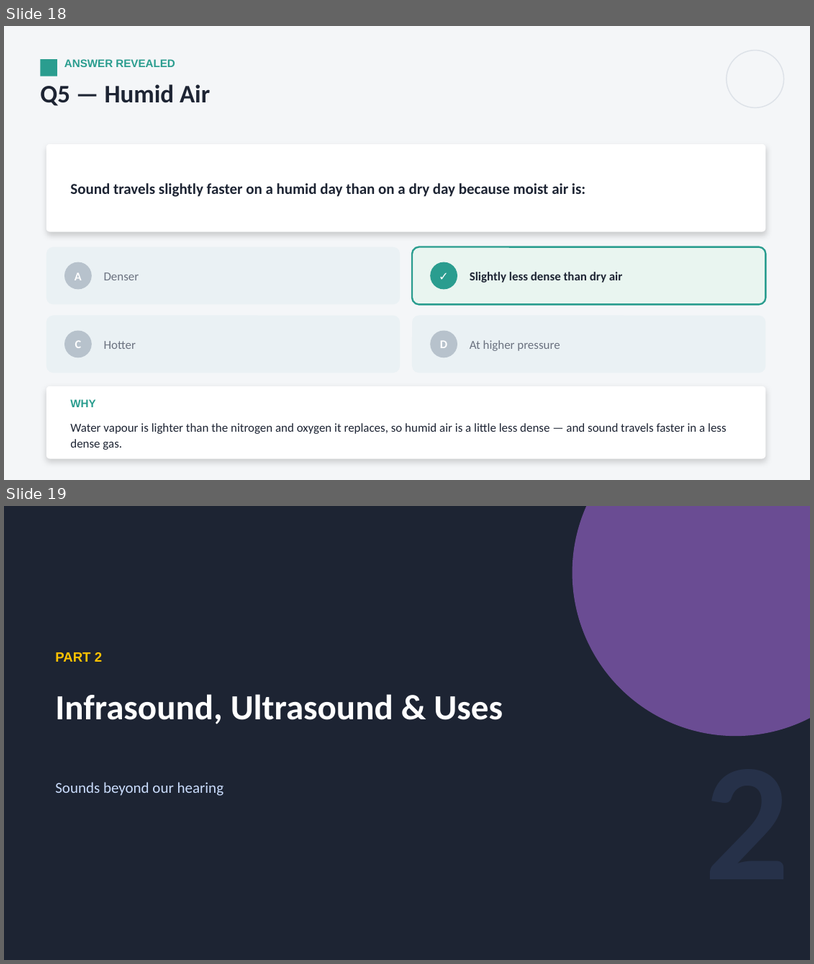
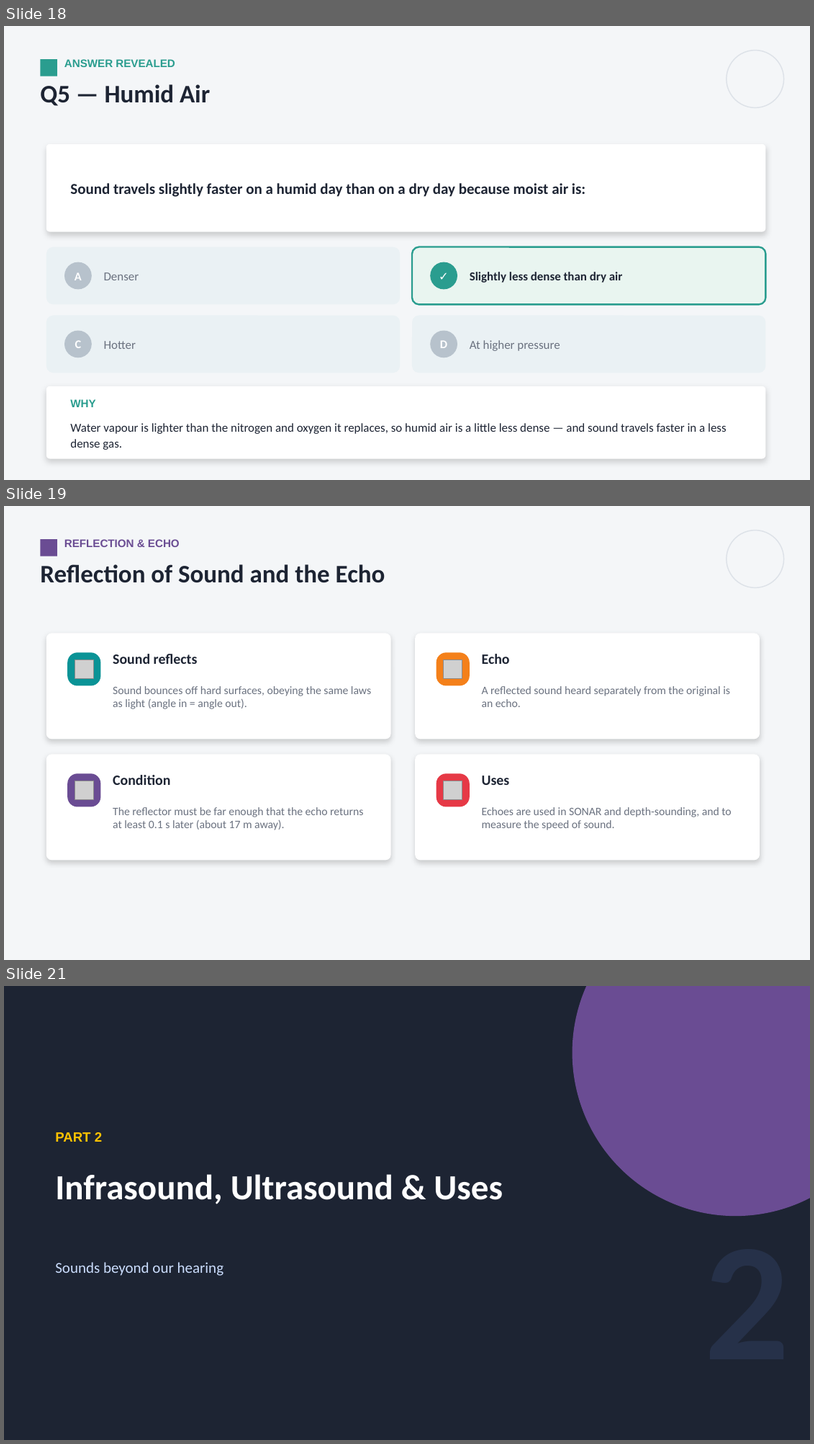
Before and after one commit to parmeshwars2911/MyFirstAR, a slide deck: ppt/Grade09/G9_S102_Propagation_of_Sound_2.pptx. Shown one above the other, each under a label of ours: slides 18 and 19 before the commit, slides 18, 19 and 21 after it; the slides between them are not shown. The pictures are 814x964 and 814x1444 pixels, drawn with LibreOffice and Linux fonts; fonts in the diff are those of the drawing; grey boxes stand for pictures. Boxes give left, top, right and bottom in pixels: in the first picture for what was removed or moved away, otherwise in the second. Text is boxed around its words. In the diff, an @@ line names an element or a change of style, - is before the commit and + after.

```diff
--- a/ppt/Grade09/G9_S102_Propagation_of_Sound_2.pptx
+++ b/ppt/Grade09/G9_S102_Propagation_of_Sound_2.pptx
@@ slide 19 added at <box>4,506,810,960</box>, background #F4F6F8 @@
@@ rectangle added at <box>40,539,57,556</box>, fill #6A4C93 @@
@@ text added at <box>64,539,180,547</box>, 13 pt, text #6A4C93, bold @@
+REFLECTION & ECHO
@@ ellipse added at <box>727,530,784,587</box>, outline #DDE2E8 1.25 pt @@
@@ text added at <box>40,564,386,583</box>, 30 pt, text #1D2433, bold @@
+Reflection of Sound and the Echo
@@ rounded rectangle added at <box>46,633,391,739</box>, fill #FFFFFF @@
@@ rounded rectangle added at <box>415,633,760,739</box>, fill #FFFFFF @@
@@ rounded rectangle added at <box>67,652,100,686</box>, fill #0A9396 @@
@@ text added at <box>113,654,198,664</box>, 17 pt, text #1D2433, bold @@
+Sound reflects
@@ rounded rectangle added at <box>437,652,470,686</box>, fill #F4801A @@
@@ text added at <box>482,654,510,664</box>, 17 pt, text #1D2433, bold @@
+Echo
@@ picture added at <box>75,659,93,678</box> @@
@@ picture added at <box>444,659,463,678</box> @@
@@ text added at <box>113,686,371,709</box>, 13.5 pt, text #6B7280 @@
+Sound bounces off hard surfaces, obeying the same laws as light (angle in = angle out).
@@ text added at <box>482,686,730,707</box>, 13.5 pt, text #6B7280 @@
+A reflected sound heard separately from the original is an echo.
@@ rounded rectangle added at <box>46,754,391,860</box>, fill #FFFFFF @@
@@ rounded rectangle added at <box>415,754,760,860</box>, fill #FFFFFF @@
@@ rounded rectangle added at <box>67,773,100,807</box>, fill #6A4C93 @@
@@ picture added at <box>75,780,93,800</box> @@
@@ text added at <box>113,775,170,785</box>, 17 pt, text #1D2433, bold @@
+Condition
@@ rounded rectangle added at <box>437,773,470,807</box>, fill #E63946 @@
@@ picture added at <box>444,780,463,800</box> @@
@@ text added at <box>482,775,510,785</box>, 17 pt, text #1D2433, bold @@
+Uses
@@ text added at <box>113,807,363,830</box>, 13.5 pt, text #6B7280 @@
+The reflector must be far enough that the echo returns at least 0.1 s later (about 17 m away).
@@ text added at <box>482,807,731,830</box>, 13.5 pt, text #6B7280 @@
+Echoes are used in SONAR and depth-sounding, and to measure the speed of sound.
@@ what was slide 19 is now slide 21 @@
```
Also in this commit, not shown: 1 other slide added, 2 other files.
